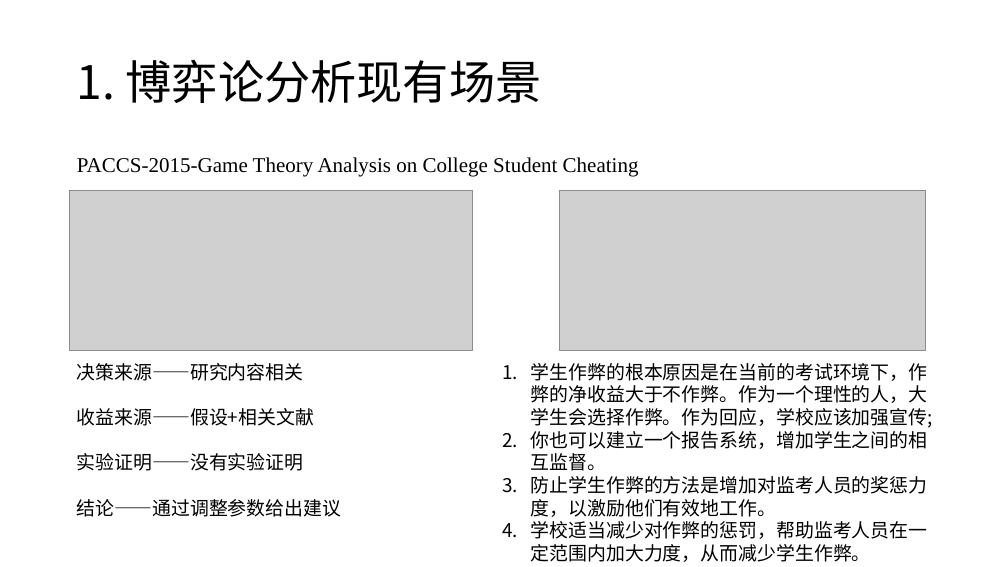
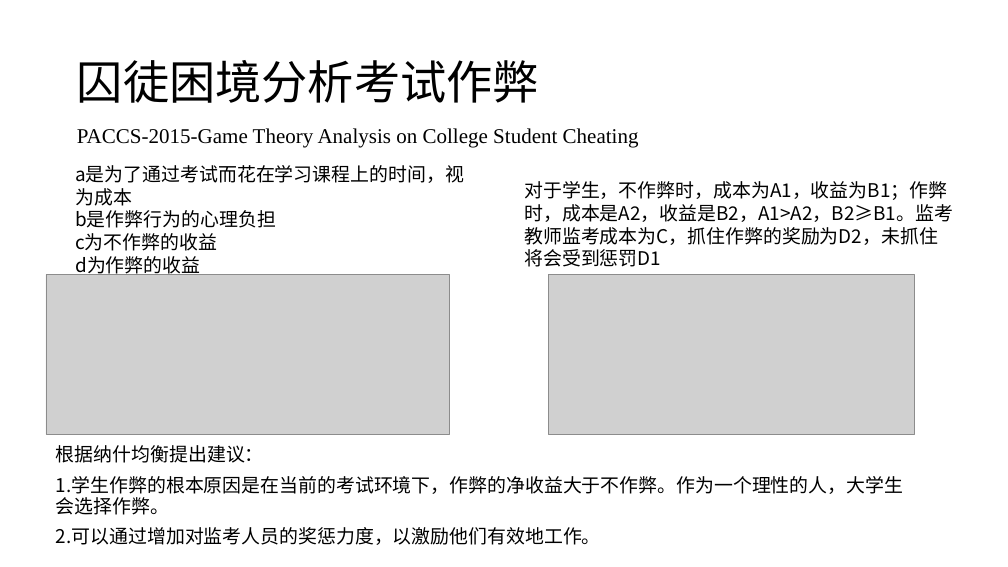
Before and after one commit to CHDYPY/paper, a slide deck: slide 5 of 报告/2021年9月4日/杨攀原.pptx (slide 8 before the commit). Drawn at 1008x567 pixels with LibreOffice and Linux fonts; fonts in the diff are those of the drawing; grey boxes stand for pictures. Boxes give left, top, right and bottom in pixels: in the first picture for what was removed or moved away, otherwise in the second. Text is boxed around its words. In the diff, an @@ line names an element or a change of style, - is before the commit and + after.

```diff
--- a/报告/2021年9月4日/杨攀原.pptx
+++ b/报告/2021年9月4日/杨攀原.pptx
@@ title at bbox=[77, 60, 539, 103]: text changed @@
-1. 博弈论分析现有场景
+囚徒困境分析考试作弊
@@ text "PACCS-2015-Game Theory Analysis on College ...": place and size @@
-text "PACCS-2015-Game Theory Analysis on College ..." at bbox=[77, 157, 639, 177]
+text "PACCS-2015-Game Theory Analysis on College ..." at bbox=[77, 128, 639, 148]
@@ text added at bbox=[75, 165, 464, 277], 18 pt, text #000000 @@
+a是为了通过考试而花在学习课程上的时间，视为成本
+b是作弊行为的心理负担
+c为不作弊的收益
+d为作弊的收益
@@ text added at bbox=[524, 181, 953, 267], 18 pt, text #000000 @@
+对于学生，不作弊时，成本为A1，收益为B1；作弊时，成本是A2，收益是B2，A1>A2，B2≥B1。监考教师监考成本为C，抓住作弊的奖励为D2，未抓住将会受到惩罚D1
@@ picture: place and size @@
-picture at bbox=[70, 191, 473, 350]
+picture at bbox=[46, 274, 449, 434]
@@ picture: place and size @@
-picture at bbox=[560, 191, 926, 350]
+picture at bbox=[548, 274, 914, 434]
@@ text removed at bbox=[77, 363, 342, 517] @@
-决策来源——研究内容相关
-收益来源——假设+相关文献
-实验证明——没有实验证明
-结论——通过调整参数给出建议
@@ text at bbox=[56, 445, 903, 545]: text changed @@
-1. 学生作弊的根本原因是在当前的考试环境下，作弊的净收益大于不作弊。作为一个理性的人，大学生会选择作弊。作为回应，学校应该加强宣传;
-2. 你也可以建立一个报告系统，增加学生之间的相互监督。
-3. 防止学生作弊的方法是增加对监考人员的奖惩力度，以激励他们有效地工作。
-4. 学校适当减少对作弊的惩罚，帮助监考人员在一定范围内加大力度，从而减少学生作弊。
+根据纳什均衡提出建议：
+1.学生作弊的根本原因是在当前的考试环境下，作弊的净收益大于不作弊。作为一个理性的人，大学生会选择作弊。
+2.可以通过增加对监考人员的奖惩力度，以激励他们有效地工作。
```
Also in this commit, not shown: 9 other slides changed, 8 slides added, 13 slides removed, 1 other file.
